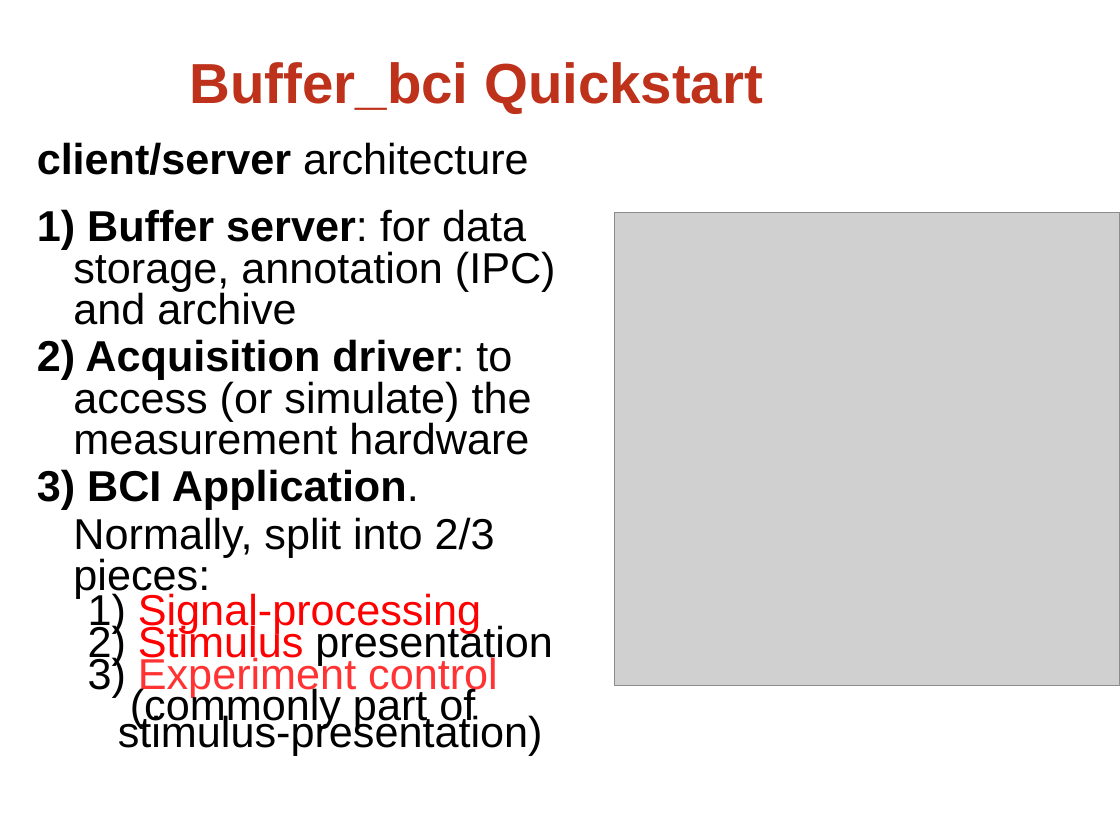
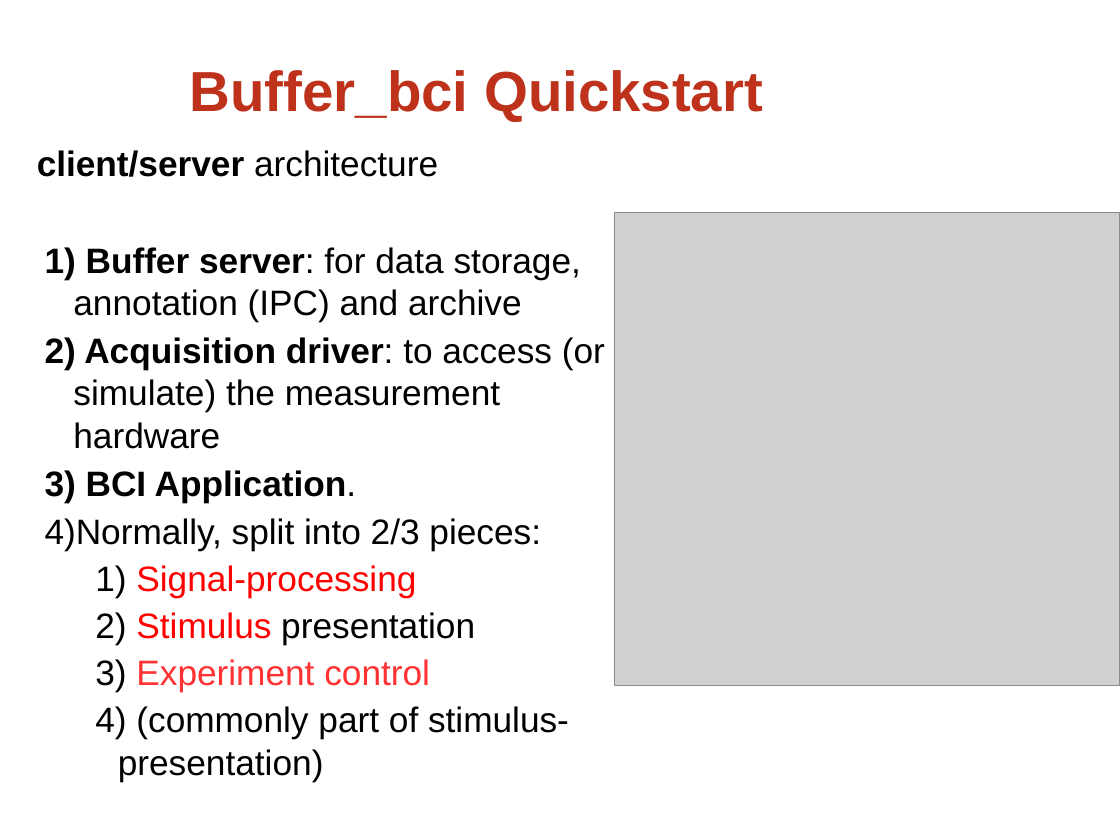
Before and after one commit to jadref/buffer_bci, a slide deck: slide 19 of tutorial/lect3-helloworld/HelloWorld_ERPViewer.odp. Drawn at 1120x840 pixels with LibreOffice and Linux fonts; fonts in the diff are those of the drawing; grey boxes stand for pictures; background and template pictures are left out. Boxes give left, top, right and bottom in pixels: in the first picture for what was removed or moved away, otherwise in the second. Text is boxed around its words. In the diff, an @@ line names an element or a change of style, - is before the commit and + after.

```diff
--- a/tutorial/lect3-helloworld/HelloWorld_ERPViewer.odp
+++ b/tutorial/lect3-helloworld/HelloWorld_ERPViewer.odp
@@ text "Buffer_bci Quickstart" at (190,70,763,121): line spacing 0.72 to 1 @@
@@ text "client/server architecture" at (37,150,605,781): size 30.6 to 25 pt; line spacing 0.8 to 1; less space between paragraphs; indent changed; bullet none to 1); line spacing 0.52 to 1 @@
```
Also in this commit, not shown: 40 other slides changed, 4 slides added, 6 other files.
